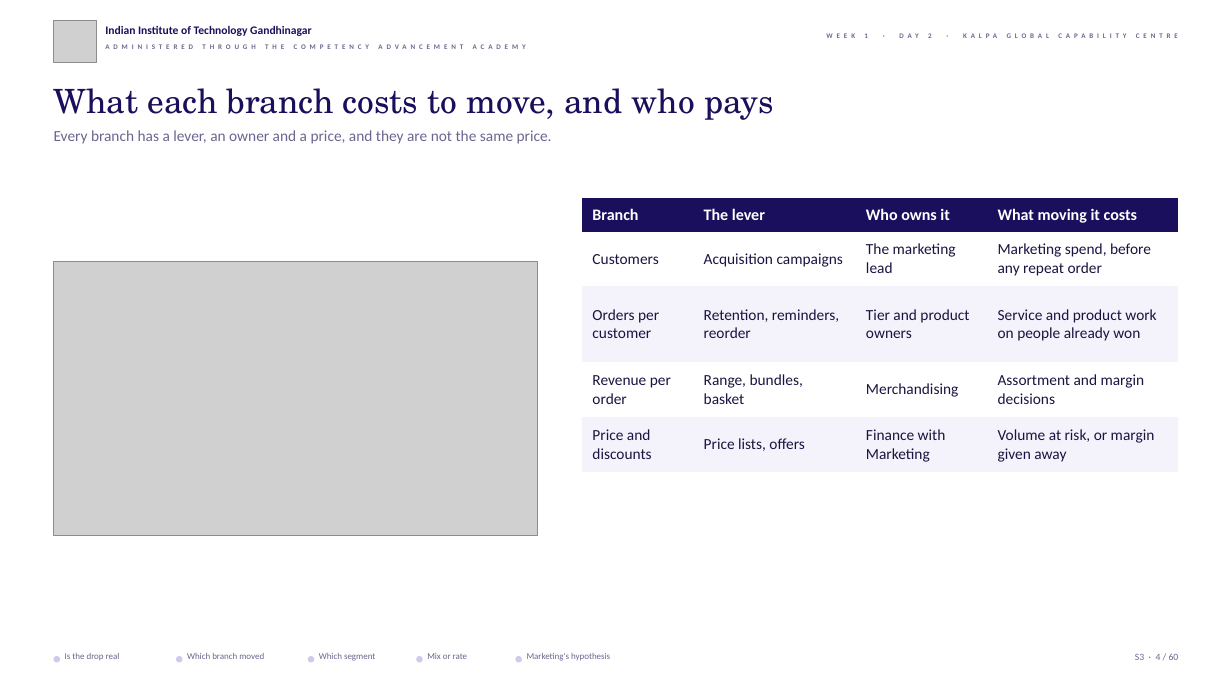
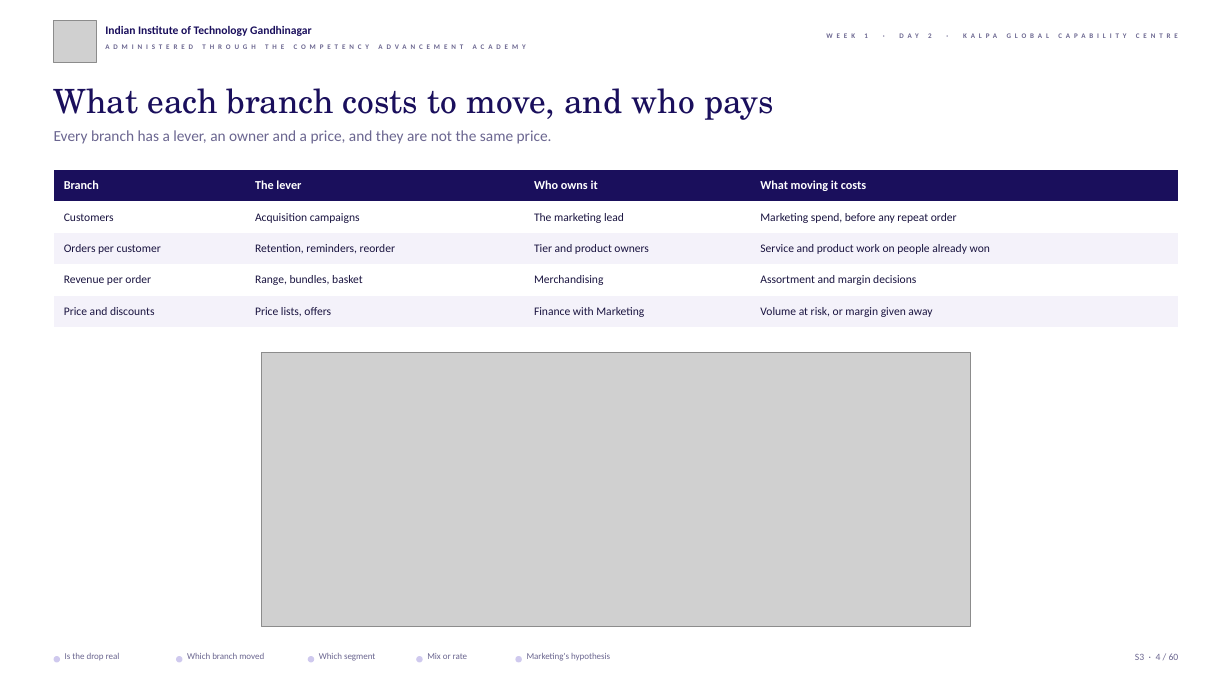
Before and after one commit to fde-academy-lab/c2-content-factory, a slide deck: slide 4 of content/W01/D2/slides/C2_W01_D02_half1_STUDENT.pptx. Drawn at 1232x693 pixels with LibreOffice and Linux fonts; fonts in the diff are those of the drawing; grey boxes stand for pictures; background and template pictures are left out. Boxes give left, top, right and bottom in pixels: in the first picture for what was removed or moved away, otherwise in the second. Text is boxed around its words. In the diff, an @@ line names an element or a change of style, - is before the commit and + after.

```diff
--- a/content/W01/D2/slides/C2_W01_D02_half1_STUDENT.pptx
+++ b/content/W01/D2/slides/C2_W01_D02_half1_STUDENT.pptx
@@ table at box(54, 170, 1178, 327) @@
@@ size 12.5 to 9.5 pt in "Branch", "The lever", "Who owns it", "What moving it costs" @@
@@ size 12 to 9 pt in "Customers", "Acquisition campaigns", "The marketing lead", "Marketing spend, before any repeat order" and 12 more places @@
@@ table: place and size @@
-table at box(582, 198, 1178, 472)
+table at box(54, 170, 1178, 327)
@@ picture removed at box(54, 262, 537, 536) @@
@@ picture added at box(262, 353, 971, 627) @@
```
Also in this commit, not shown: 31 other slides changed, 13 other files.
